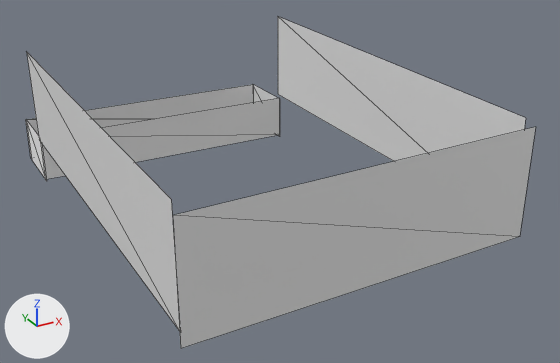
Before and after pictures for a commit that changed the OBJ model 3DLv3_2023_vs2019/Project/BaseProject/BaseProject/res/Field/GameStageWall(1).obj.
One viewpoint serves both versions: a 50 mm camera at (-310.0, -491.0, 285.0) aimed at (12.0, 95.0, -8.0). Every picture has the same lights, and +X, +Y and +Z are marked at lower left. Mesh edges are drawn as thin lines. Where no turn or scale is listed for an object, it has been applied to the vertices.

The first picture shows '平面', '平面.001', '平面.002', '平面.003', '平面.004', '平面.006'.
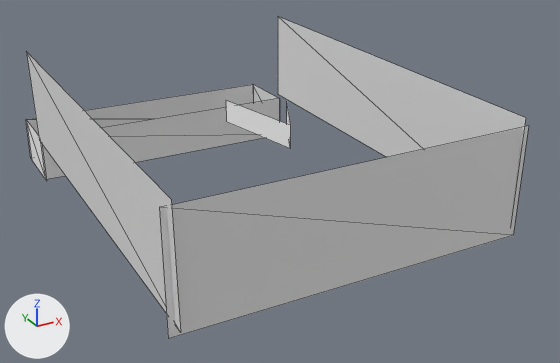
Location of each change, [x1, y1, x2, y2] in pixels of the pictures (560 x 363 px):
'平面.002', reshaped
    before: [173, 127, 536, 348]
    after: [159, 126, 529, 339]
'平面.007', added
    after: [226, 100, 290, 148]
'平面.008', added
    after: [287, 105, 291, 127]

The change, as a list of edits to the scene's bpy script:
```text
Change me_平面_002:
    where me_平面_002.from_pydata(...)  # 4 vertices, 2 faces; spans x -168.0..128.0, y -104.0..-96.0, z -9.0..86.0
    used by ob_平面_002; location = (0.0, 0.0, 0.0)
    me_平面_002 part 1
    me_平面_002.vertices[0].co: (128.0, -97.0, 86.0) -> (125.0, -93.0, 86.0)  # pixel (535, 126) -> pixel (528, 125)
    me_平面_002.vertices[1].co: (128.0, -96.0, -8.0) -> (125.0, -92.0, -8.0)  # pixel (519, 236) -> pixel (513, 235)
    me_平面_002.vertices[2].co: (-168.0, -104.0, 85.0) -> (-172.0, -90.0, 85.0)  # pixel (172, 215) -> pixel (159, 207)
    me_平面_002.vertices[3].co: (-168.0, -103.0, -9.0) -> (-171.0, -89.0, -9.0)  # pixel (180, 348) -> pixel (168, 338)
Add me_平面_008:
    me_平面_008.from_pydata([(50.2, 142.5, 1.8), (85.2, 212.5, -0.4), (50.2, 142.5, 26.7), (85.2, 212.1, 26.6)], [], [(0, 1, 3, 2)])
    me_平面_008.materials.append(mat_マテリアル)  # white #ffffff
Add me_平面_007:
    me_平面_007.from_pydata([(49.9, 142.6, 26.7), (50.0, 142.5, 1.8), (28.4, 246.5, 26.8), (28.3, 246.4, 1.9)], [], [(0, 2, 3, 1)])
    me_平面_007.materials.append(mat_マテリアル)  # white #ffffff
Add ob_平面_008:
    ob_平面_008 = bpy.data.objects.new('平面.008', me_平面_008)
    ob_平面_008.location = (0.0, 0.0, 0.0)
Add ob_平面_007:
    ob_平面_007 = bpy.data.objects.new('平面.007', me_平面_007)
    ob_平面_007.location = (0.0, 0.0, 0.0)
```
